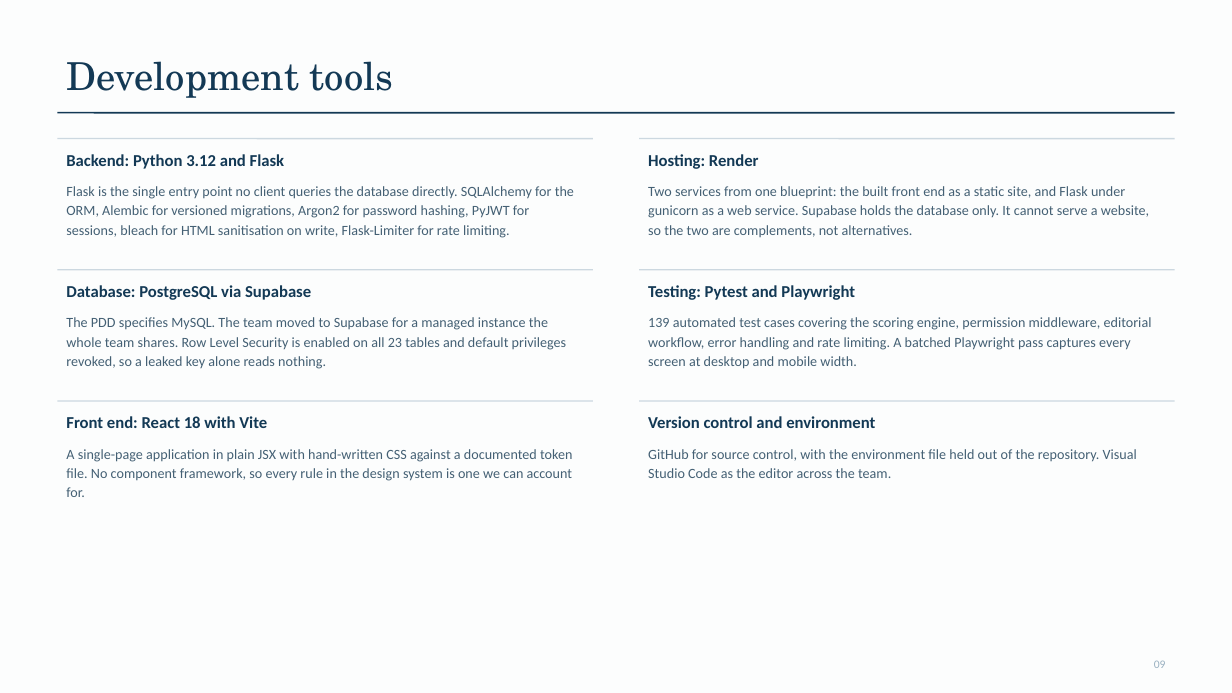
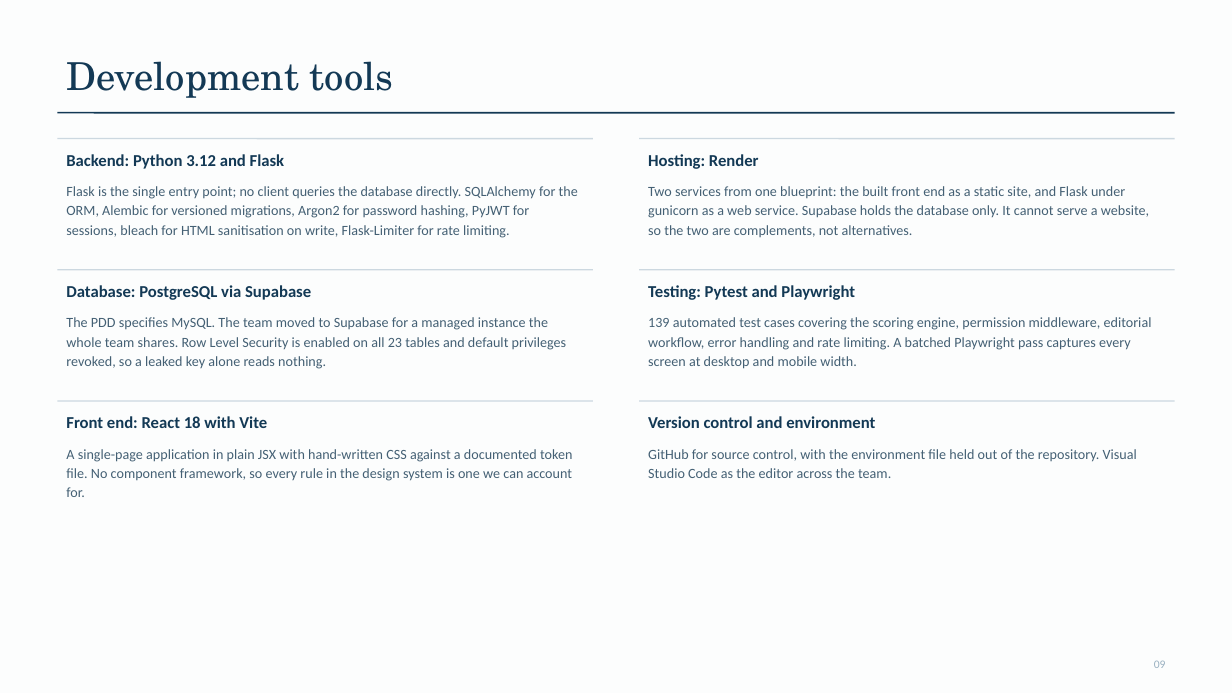
Before and after one commit to MeisterKage/FYP-26-S3-10, a slide deck: slide 9 of FYP-26-S3-10_Presentation_Slides.pptx. Drawn at 1232x693 pixels with LibreOffice and Linux fonts; fonts in the diff are those of the drawing. Boxes give left, top, right and bottom in pixels: in the first picture for what was removed or moved away, otherwise in the second. Text is boxed around its words. In the diff, an @@ line names an element or a change of style, - is before the commit and + after.

```diff
--- a/FYP-26-S3-10_Presentation_Slides.pptx
+++ b/FYP-26-S3-10_Presentation_Slides.pptx
@@ text at box(66, 186, 578, 238): text changed @@
-Flask is the single entry point no client queries the database directly. SQLAlchemy for the ORM, Alembic for versioned migrations, Argon2 for password hashing, PyJWT for sessions, bleach for HTML sanitisation on write, Flask-Limiter for rate limiting.
+Flask is the single entry point; no client queries the database directly. SQLAlchemy for the ORM, Alembic for versioned migrations, Argon2 for password hashing, PyJWT for sessions, bleach for HTML sanitisation on write, Flask-Limiter for rate limiting.
```
Also in this commit, not shown: 1 other slide changed, 2 other files.
